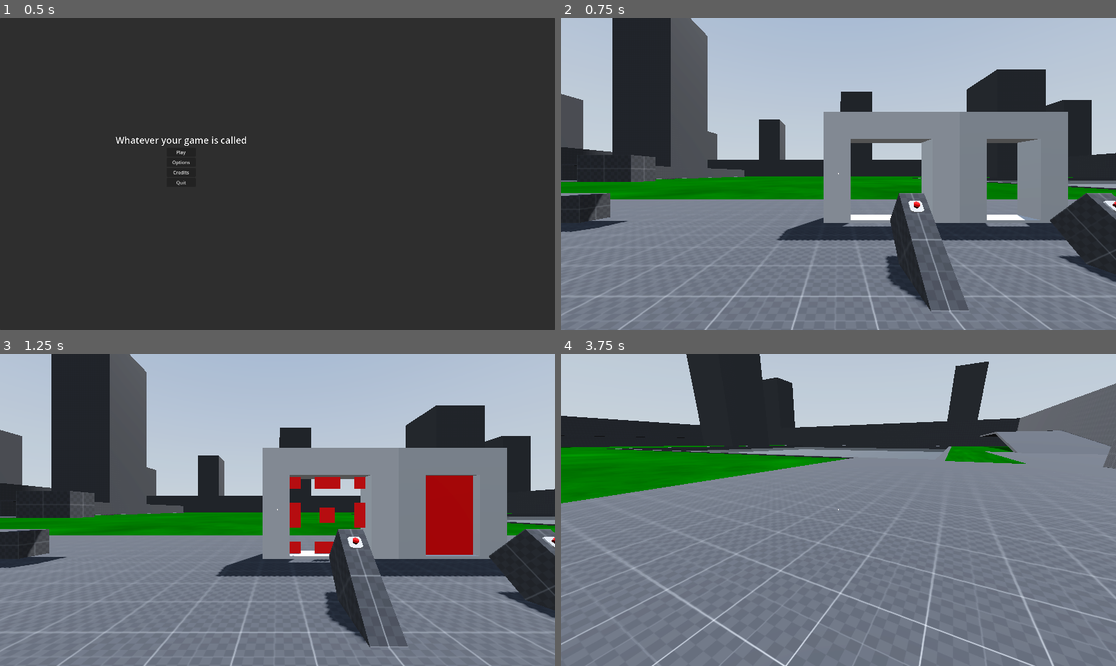
Above: before the commit, frames 1-4 (two rows, left to right).
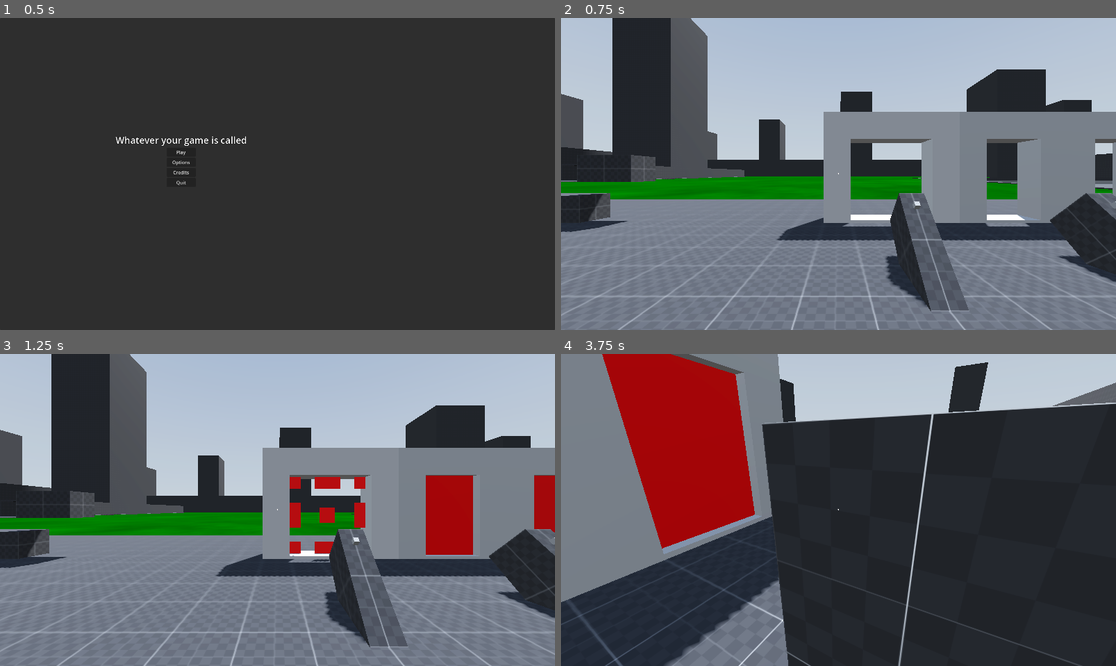
Above: after the commit, the same moments.

Repository: Nazsgull/FPS_Godot
Game: Godot game, scene res://scenes/UI/main_menu.tscn
Two runs of this game, one before a commit and one after it. Both use one fixed random seed, a clock stepped at 60 frames per second and the inputs below. A sky picture missing from this copy of the repository is replaced by a grey-blue gradient.
Inputs (mouse positions are in pixels of both pictures, inside the frame that each line leads up to):
- Up to frame 1 (0.5 s): no input
- Up to frame 2 (0.75 s): click "Play" at 0.5 s
- Up to frame 3 (1.25 s): no input
- Up to frame 4 (3.75 s): tap Enter (ui_accept) at 1.25, 1.52, 2.27 s; move the mouse to (866, 510) at 1.27 s; hold W (forward) from 1.28 s (still down); tap E (interact) at 1.35, 2.3, 2.85 s; move the mouse to (810, 510) at 2.02 s; tap Ctrl (crouch) at 2.1 s; move the mouse to (849, 503) at 2.77 s; move the mouse to (832, 516) at 3.52 s; click (832, 516) at 3.6 s

Frame 1 is identical in both runs. In frame 2, 1.9% of the frame differs, in the area x 62-100%, y 30-63%; in frame 3, 2.4%; in frame 4, 77%, in the area x 0-100%, y 0-100%.

Commit message:
Squashed commit of the following:
commit 5e76a8df4b6c03aba70f2ae9955a2490f3c10266
Author: Daniel Pascual López <uo269728@uniovi.es>
Date:   Thu Apr 18 23:39:10 2024 +0200

    Squashed commit of the following:

    commit e5e9b7cfafc91cefea9baead2bbfe9c5f4b33164
    Merge: 7fdf0f2 547aa9b
    Author: Daniel Pascual López <uo269728@uniovi.es>
    Date:   Thu Apr 18 23:38:21 2024 +0200

        cambuiis

    commit 7fdf0f2fa31d1fa38dac7babea673e2197632352
    Author: Nazsgull <arevalop10@gmail.com>
    Date:   Tue Apr 9 18:37:03 2024 +0200

        Añade keypad, reorganiza tipos de botones

    commit f1c8a1edd6da0eac2f533818716db4fbf98388f6
    Author: Nazsgull <arevalop10@gmail.com>
    Date:   Mon Mar 18 19:14:51 2024 +0100

        Keypad 0.5

        Falta extraer de la clase Button, la funcionalidad de Interactuable a una clase superior y corrregir errores en la la escena keypad.gd

Diff:
--- /dev/null
+++ b/assets/materials/green_glowy.tres
@@ -0,0 +1,11 @@
+[gd_resource type="StandardMaterial3D" format=3 uid="uid://ccilcs0rkhgnn"]
+
+[resource]
+diffuse_mode = 2
+albedo_color = Color(0, 100, 0.149, 1)
+metallic_specular = 0.0
+emission_enabled = true
+emission = Color(0, 100, 0, 1)
+emission_energy_multiplier = 16.0
+emission_operator = 1
+anisotropy = -1.0
--- /dev/null
+++ b/assets/materials/orange.tres
@@ -0,0 +1,6 @@
+[gd_resource type="StandardMaterial3D" format=3 uid="uid://dg8dy6cpg2s6l"]
+
+[resource]
+albedo_color = Color(1, 0.580392, 0.282353, 1)
+metallic_specular = 0.0
+roughness = 0.5
--- /dev/null
+++ b/assets/materials/red_glowy.tres
@@ -0,0 +1,7 @@
+[gd_resource type="StandardMaterial3D" format=3 uid="uid://b6dmndnuvfqv2"]
+
+[resource]
+shading_mode = 0
+specular_mode = 2
+albedo_color = Color(100, 0, 0, 1)
+grow_amount = -16.0
--- /dev/null
+++ b/assets/materials/vantablack.tres
@@ -0,0 +1,5 @@
+[gd_resource type="StandardMaterial3D" format=3 uid="uid://s4t6e7q057s"]
+
+[resource]
+shading_mode = 0
+albedo_color = Color(0, 0, 0, 1)
--- a/scenes/maps/test_area.tscn
+++ b/scenes/maps/test_area.tscn
@@ -4,12 +4,14 @@
 [ext_resource type="Texture2D" uid="uid://ds37b38vli6wg" path="res://assets/hdris/kloofendal_48d_partly_cloudy_puresky_2k.hdr" id="2_l8equ"]
 [ext_resource type="Material" uid="uid://q1u11i5wp76w" path="res://assets/materials/green_grass.tres" id="2_vbclm"]
 [ext_resource type="PackedScene" uid="uid://hob0odd0bhgw" path="res://scenes/objects/player.tscn" id="3_pioef"]
+[ext_resource type="PackedScene" uid="uid://cwfdbw7eignm8" path="res://scenes/objects/button_simple.tscn" id="4_h7fie"]
 [ext_resource type="PackedScene" uid="uid://cwfdbw7eignm8" path="res://scenes/objects/button.tscn" id="4_h7fie"]
 [ext_resource type="Resource" uid="uid://bv2ja5isdrw0s" path="res://objects/inventory/main_inventory.tres" id="5_1dcbn"]
 [ext_resource type="PackedScene" uid="uid://ckhyt1k8o2iur" path="res://scenes/objects/door_fancy.tscn" id="5_iecga"]
 [ext_resource type="PackedScene" uid="uid://hxgssy3ps78p" path="res://scenes/objects/door_simple.tscn" id="6_i47mx"]
 [ext_resource type="PackedScene" uid="uid://cw4ice8i238jm" path="res://scenes/objects/Testing/test_pickup.tscn" id="7_1345l"]
 [ext_resource type="PackedScene" uid="uid://g386sbqjtrjh" path="res://scenes/objects/water_plane.tscn" id="9_si7nd"]
+[ext_resource type="PackedScene" uid="uid://by4ao52surwi3" path="res://scenes/objects/keypad.tscn" id="10_d5erw"]
 
 [sub_resource type="StandardMaterial3D" id="StandardMaterial3D_pnsss"]
 resource_local_to_scene = true
@@ -1051,6 +1053,12 @@
 size = Vector3(0.5, 1, 2)
 material = SubResource("StandardMaterial3D_pnsss")
 
+[node name="obstacle12" type="CSGBox3D" parent="."]
+transform = Transform3D(1, 0, 0, 0, 0, -1, 0, 1, 0, 49.55, 0.858578, 14.7728)
+use_collision = true
+size = Vector3(0.5, 1, 2)
+material = SubResource("StandardMaterial3D_pnsss")
+
 [node name="BT_Test2" parent="." instance=ExtResource("4_h7fie")]
 transform = Transform3D(0.25, 0, 0, 0, 0.176777, -0.176777, 0, 0.176777, 0.176777, 45.75, 1.16374, 14.639)
 
@@ -1059,6 +1067,9 @@
 
 [node name="Door2" parent="." instance=ExtResource("6_i47mx")]
 transform = Transform3D(1, 0, 0, 0, 1, 0, 0, 0, 1, 47, 0.1, 10.5)
+
+[node name="Door3" parent="." instance=ExtResource("6_i47mx")]
+transform = Transform3D(1, 0, 0, 0, 1, 0, 0, 0, 1, 51, 0.1, 10.5)
 
 [node name="test_pickup" parent="." instance=ExtResource("7_1345l")]
 transform = Transform3D(1, 0, 0, 0, 1, 0, 0, 0, 1, 36.5, 0.5, 16.55)
@@ -1075,5 +1086,9 @@
 [node name="water_plane" parent="." instance=ExtResource("9_si7nd")]
 transform = Transform3D(50, 0, 0, 0, 50, 0, 0, 0, 50, 122.6, -1.406, -33.2)
 
+[node name="keypad" parent="." instance=ExtResource("10_d5erw")]
+transform = Transform3D(1, 0, 0, 0, 1, 0, 0, 0, 1, 49.6, 1.5, 15.3)
+
 [connection signal="interacted" from="BT_Test" to="Door" method="toggle_door"]
 [connection signal="interacted" from="BT_Test2" to="Door2" method="toggle_door"]
+[connection signal="combinacion_es_correcta" from="keypad" to="Door3" method="toggle_door"]
--- a/scenes/objects/button.tscn
+++ /dev/null
@@ -1,66 +0,0 @@
-[gd_scene load_steps=8 format=3 uid="uid://cwfdbw7eignm8"]
-
-[ext_resource type="Script" path="res://scripts/Interactable.gd" id="1_km71e"]
-[ext_resource type="PackedScene" uid="uid://k1g58xui7tlt" path="res://assets/models_gltf/button_body.glb" id="1_yks1v"]
-[ext_resource type="PackedScene" uid="uid://cy1jcxbilc8v2" path="res://assets/models_gltf/button_presser.glb" id="2_k3p1y"]
-
-[sub_resource type="BoxShape3D" id="BoxShape3D_0vt6h"]
-size = Vector3(1, 0.54, 1)
-
-[sub_resource type="Animation" id="Animation_ecf8s"]
-length = 0.001
-tracks/0/type = "value"
-tracks/0/imported = false
-tracks/0/enabled = true
-tracks/0/path = NodePath("button_presser:position")
-tracks/0/interp = 1
-tracks/0/loop_wrap = true
-tracks/0/keys = {
-"times": PackedFloat32Array(0),
-"transitions": PackedFloat32Array(1),
-"update": 0,
-"values": [Vector3(0, 0.09, 0)]
-}
-
-[sub_resource type="Animation" id="Animation_pkk4b"]
-resource_name = "push"
-length = 0.6
-tracks/0/type = "value"
-tracks/0/imported = false
-tracks/0/enabled = true
-tracks/0/path = NodePath("button_presser:position")
-tracks/0/interp = 1
-tracks/0/loop_wrap = true
-tracks/0/keys = {
-"times": PackedFloat32Array(0, 0.3, 0.6),
-"transitions": PackedFloat32Array(1, 1, 1),
-"update": 0,
-"values": [Vector3(0, 0.09, 0), Vector3(0, -0.06, 0), Vector3(0, 0.09, 0)]
-}
-
-[sub_resource type="AnimationLibrary" id="AnimationLibrary_fpwyp"]
-_data = {
-"RESET": SubResource("Animation_ecf8s"),
-"push": SubResource("Animation_pkk4b")
-}
-
-[node name="Button" type="Area3D"]
-transform = Transform3D(0.5, 0, 0, 0, 0.5, 0, 0, 0, 0.5, 0, 0, 0)
-collision_layer = 128
-collision_mask = 0
-script = ExtResource("1_km71e")
-
-[node name="CollisionBox" type="CollisionShape3D" parent="."]
-transform = Transform3D(1, 0, 0, 0, 1, 0, 0, 0, 1, 0, 0.27, 0)
-shape = SubResource("BoxShape3D_0vt6h")
-
-[node name="button_body" parent="CollisionBox" instance=ExtResource("1_yks1v")]
-transform = Transform3D(1, 0, 0, 0, 1, 0, 0, 0, 1, 0, -0.27, 0)
-
-[node name="button_presser" parent="CollisionBox" instance=ExtResource("2_k3p1y")]
-transform = Transform3D(1, 0, 0, 0, 1, 0, 0, 0, 1, 0, 0.09, 0)
-
-[node name="AnimationPlayer" type="AnimationPlayer" parent="CollisionBox"]
-libraries = {
-"": SubResource("AnimationLibrary_fpwyp")
-}
--- /dev/null
+++ b/scenes/objects/button_fancy.tscn
@@ -0,0 +1,57 @@
+[gd_scene load_steps=7 format=3 uid="uid://4asvsxmij85k"]
+
+[ext_resource type="PackedScene" uid="uid://cwfdbw7eignm8" path="res://scenes/objects/button_simple.tscn" id="1_ncf8y"]
+[ext_resource type="PackedScene" uid="uid://k1g58xui7tlt" path="res://assets/models_gltf/button_body.glb" id="2_xrqd4"]
+[ext_resource type="PackedScene" uid="uid://cy1jcxbilc8v2" path="res://assets/models_gltf/button_presser.glb" id="3_fkcgq"]
+
+[sub_resource type="Animation" id="Animation_rx3aq"]
+length = 0.001
+tracks/0/type = "value"
+tracks/0/imported = false
+tracks/0/enabled = true
+tracks/0/path = NodePath("button_presser:position")
+tracks/0/interp = 1
+tracks/0/loop_wrap = true
+tracks/0/keys = {
+"times": PackedFloat32Array(0),
+"transitions": PackedFloat32Array(1),
+"update": 0,
+"values": [Vector3(0, 0.3, 0)]
+}
+
+[sub_resource type="Animation" id="Animation_h5cpf"]
+resource_name = "press"
+length = 0.7
+tracks/0/type = "value"
+tracks/0/imported = false
+tracks/0/enabled = true
+tracks/0/path = NodePath("button_presser:position")
+tracks/0/interp = 1
+tracks/0/loop_wrap = true
+tracks/0/keys = {
+"times": PackedFloat32Array(0, 0.3, 0.4, 0.7),
+"transitions": PackedFloat32Array(1, 1, 1, 1),
+"update": 0,
+"values": [Vector3(0, 0.3, 0), Vector3(0, 0.2, 0), Vector3(0, 0.2, 0), Vector3(0, 0.3, 0)]
+}
+
+[sub_resource type="AnimationLibrary" id="AnimationLibrary_ui7xe"]
+_data = {
+"RESET": SubResource("Animation_rx3aq"),
+"press": SubResource("Animation_h5cpf")
+}
+
+[node name="Button_fancy" instance=ExtResource("1_ncf8y")]
+
+[node name="CSGBox3D" parent="." index="1"]
+visible = false
+
+[node name="button_body" parent="." index="2" instance=ExtResource("2_xrqd4")]
+
+[node name="button_presser" parent="." index="3" instance=ExtResource("3_fkcgq")]
+transform = Transform3D(1, 0, 0, 0, 1, 0, 0, 0, 1, 0, 0.3, 0)
+
+[node name="AnimationPlayer" type="AnimationPlayer" parent="." index="4"]
+libraries = {
+"": SubResource("AnimationLibrary_ui7xe")
+}
--- /dev/null
+++ b/scenes/objects/button_simple.tscn
@@ -0,0 +1,20 @@
+[gd_scene load_steps=3 format=3 uid="uid://cwfdbw7eignm8"]
+
+[ext_resource type="Script" path="res://scripts/button.gd" id="1_7c7n6"]
+
+[sub_resource type="BoxShape3D" id="BoxShape3D_0vt6h"]
+size = Vector3(0.4, 0.54, 0.4)
+
+[node name="Button_simple" type="Area3D"]
+transform = Transform3D(0.5, 0, 0, 0, 0.5, 0, 0, 0, 0.5, 0, 0, 0)
+collision_layer = 128
+collision_mask = 0
+script = ExtResource("1_7c7n6")
+
+[node name="CollisionBox" type="CollisionShape3D" parent="."]
+transform = Transform3D(1, 0, 0, 0, 1, 0, 0, 0, 1, 0, 0.27, 0)
+shape = SubResource("BoxShape3D_0vt6h")
+
+[node name="CSGBox3D" type="CSGBox3D" parent="."]
+transform = Transform3D(1, 0, 0, 0, 1, 0, 0, 0, 1, 1.49012e-08, 0.25, -1.49012e-08)
+size = Vector3(0.4, 0.5, 0.4)
--- /dev/null
+++ b/scenes/objects/keypad.tscn
@@ -0,0 +1,136 @@
+[gd_scene load_steps=7 format=3 uid="uid://by4ao52surwi3"]
+
+[ext_resource type="Script" path="res://scripts/keypad.gd" id="1_dcfwt"]
+[ext_resource type="Material" uid="uid://chjxtb06jm8dj" path="res://assets/materials/white_B0B0B0.tres" id="1_hnfjd"]
+[ext_resource type="Material" uid="uid://s4t6e7q057s" path="res://assets/materials/vantablack.tres" id="2_x0pid"]
+[ext_resource type="PackedScene" uid="uid://bd3scx5jl8nfg" path="res://scenes/parts/button_keypad.tscn" id="4_7smhu"]
+[ext_resource type="Material" uid="uid://b6dmndnuvfqv2" path="res://assets/materials/red_glowy.tres" id="4_k21fy"]
+
+[sub_resource type="Environment" id="Environment_68eto"]
+background_mode = 2
+glow_enabled = true
+glow_intensity = 8.0
+glow_strength = 2.0
+glow_blend_mode = 0
+glow_hdr_threshold = 0.32
+glow_hdr_scale = 0.97
+glow_hdr_luminance_cap = 256.0
+glow_map_strength = 0.44
+
+[node name="keypad" type="Node3D"]
+script = ExtResource("1_dcfwt")
+combinacion_correcta = 1234
+
+[node name="vis" type="Node3D" parent="."]
+
+[node name="body" type="CSGBox3D" parent="vis"]
+transform = Transform3D(1, 0, 0, 0, 1, 0, 0, 0, 1, 0, 0.13, -0.015)
+size = Vector3(0.25, 0.41, 0.04)
+material = ExtResource("1_hnfjd")
+
+[node name="pantalla" type="CSGBox3D" parent="vis"]
+transform = Transform3D(1, 0, 0, 0, 1, 0, 0, 0, 1, -1.49012e-08, 0.285, 0.005)
+size = Vector3(0.2, 0.05, 0.01)
+material = ExtResource("2_x0pid")
+
+[node name="texto_en_pantalla" type="Label3D" parent="vis"]
+transform = Transform3D(1, 0, 0, 0, 1, 0, 0, 0, 1, 0, 0.29, 0.02)
+pixel_size = 0.0001
+font_size = 512
+outline_size = 0
+
+[node name="indicador" type="CSGBox3D" parent="vis"]
+transform = Transform3D(1, 0, 0, 0, 1, 0, 0, 0, 1, 0.125, 0.335, 0.004)
+size = Vector3(0.02, 0.02, 0.02)
+material = ExtResource("4_k21fy")
+
+[node name="botones" type="Node3D" parent="."]
+transform = Transform3D(1, 0, 0, 0, 1, 0, 0, 0, 1, 0, 0, -0.125)
+
+[node name="Button_keypad0" parent="botones" instance=ExtResource("4_7smhu")]
+transform = Transform3D(0.5, 0, 0, 0, 0.5, 0, 0, 0, 0.5, -1.21072e-08, -0.025, 0.12)
+hover_message = "Input  0"
+
+[node name="Button_keypad1" parent="botones" instance=ExtResource("4_7smhu")]
+transform = Transform3D(0.5, 0, 0, 0, 0.5, 0, 0, 0, 0.5, -0.075, 0.2, 0.12)
+text = "1"
+hover_message = "Input 1"
+
+[node name="Button_keypad2" parent="botones" instance=ExtResource("4_7smhu")]
+transform = Transform3D(0.5, 0, 0, 0, 0.5, 0, 0, 0, 0.5, 0, 0.2, 0.12)
+text = "2"
+hover_message = "Input  2"
+
+[node name="Button_keypad3" parent="botones" instance=ExtResource("4_7smhu")]
+transform = Transform3D(0.5, 0, 0, 0, 0.5, 0, 0, 0, 0.5, 0.075, 0.2, 0.12)
+text = "3"
+hover_message = "Input  3"
+
+[node name="Button_keypad4" parent="botones" instance=ExtResource("4_7smhu")]
+transform = Transform3D(0.5, 0, 0, 0, 0.5, 0, 0, 0, 0.5, -0.075, 0.125, 0.12)
+text = "4"
+hover_message = "Input  4"
+
+[node name="Button_keypad5" parent="botones" instance=ExtResource("4_7smhu")]
+transform = Transform3D(0.5, 0, 0, 0, 0.5, 0, 0, 0, 0.5, 0, 0.125, 0.12)
+text = "5"
+hover_message = "Input  5"
+
+[node name="Button_keypad6" parent="botones" instance=ExtResource("4_7smhu")]
+transform = Transform3D(0.5, 0, 0, 0, 0.5, 0, 0, 0, 0.5, 0.075, 0.125, 0.12)
+text = "6"
+hover_message = "Input  6"
+
+[node name="Button_keypad7" parent="botones" instance=ExtResource("4_7smhu")]
+transform = Transform3D(0.5, 0, 0, 0, 0.5, 0, 0, 0, 0.5, -0.075, 0.05, 0.12)
+text = "7"
+hover_message = "Input  7"
+
+[node name="Button_keypad8" parent="botones" instance=ExtResource("4_7smhu")]
+transform = Transform3D(0.5, 0, 0, 0, 0.5, 0, 0, 0, 0.5, 0, 0.05, 0.12)
+text = "8"
+hover_message = "Input  8"
+
+[node name="Button_keypad9" parent="botones" instance=ExtResource("4_7smhu")]
+transform = Transform3D(0.5, 0, 0, 0, 0.5, 0, 0, 0, 0.5, 0.075, 0.05, 0.12)
+text = "9"
+hover_message = "Input  9"
+
+[node name="Button_keypad_enter" parent="botones" instance=ExtResource("4_7smhu")]
+transform = Transform3D(0.5, 0, 0, 0, 0.5, 0, 0, 0, 0.5, -0.075, -0.025, 0.12)
+text = "E"
+hover_message = "Enter code"
+
+[node name="Button_keypad_reset" parent="botones" instance=ExtResource("4_7smhu")]
+transform = Transform3D(0.5, 0, 0, 0, 0.5, 0, 0, 0, 0.5, 0.075, -0.025, 0.12)
+text = "R"
+hover_message = "Reset code"
+
+[node name="Correcto" type="AudioStreamPlayer3D" parent="."]
+bus = &"SFX"
+
+[node name="Incorrecto" type="AudioStreamPlayer3D" parent="."]
+bus = &"SFX"
+
+[node name="Input" type="AudioStreamPlayer3D" parent="."]
+max_polyphony = 4
+bus = &"SFX"
+
+[node name="Reset" type="AudioStreamPlayer3D" parent="."]
+bus = &"SFX"
+
+[node name="WorldEnvironment" type="WorldEnvironment" parent="."]
+environment = SubResource("Environment_68eto")
+
+[connection signal="interacted" from="botones/Button_keypad0" to="." method="_on_boton_combinacion_0_interacted"]
+[connection signal="interacted" from="botones/Button_keypad1" to="." method="_on_boton_combinacion_1_interacted"]
+[connection signal="interacted" from="botones/Button_keypad2" to="." method="_on_boton_combinacion_2_interacted"]
+[connection signal="interacted" from="botones/Button_keypad3" to="." method="_on_boton_combinacion_3_interacted"]
+[connection signal="interacted" from="botones/Button_keypad4" to="." method="_on_boton_combinacion_4_interacted"]
+[connection signal="interacted" from="botones/Button_keypad5" to="." method="_on_boton_combinacion_5_interacted"]
+[connection signal="interacted" from="botones/Button_keypad6" to="." method="_on_boton_combinacion_6_interacted"]
+[connection signal="interacted" from="botones/Button_keypad7" to="." method="_on_boton_combinacion_7_interacted"]
+[connection signal="interacted" from="botones/Button_keypad8" to="." method="_on_boton_combinacion_8_interacted"]
+[connection signal="interacted" from="botones/Button_keypad9" to="." method="_on_boton_combinacion_9_interacted"]
+[connection signal="interacted" from="botones/Button_keypad_enter" to="." method="_on_boton_combinacion_enter_interacted"]
+[connection signal="interacted" from="botones/Button_keypad_reset" to="." method="_on_boton_combinacion_reset_interacted"]
--- /dev/null
+++ b/scenes/parts/boton_combinacion.tscn
@@ -0,0 +1,71 @@
+[gd_scene load_steps=7 format=3 uid="uid://dqr4gd4sp7skc"]
+
+[ext_resource type="Script" path="res://scripts/boton_combinacion.gd" id="1_vjmff"]
+[ext_resource type="Material" uid="uid://dg8dy6cpg2s6l" path="res://assets/materials/orange.tres" id="2_6w5y3"]
+
+[sub_resource type="BoxShape3D" id="BoxShape3D_fogme"]
+size = Vector3(0.1, 0.1, 0.1)
+
+[sub_resource type="Animation" id="Animation_8j8bu"]
+length = 0.001
+tracks/0/type = "value"
+tracks/0/imported = false
+tracks/0/enabled = true
+tracks/0/path = NodePath("boton_combinacion/CSGBox3D:position")
+tracks/0/interp = 1
+tracks/0/loop_wrap = true
+tracks/0/keys = {
+"times": PackedFloat32Array(0),
+"transitions": PackedFloat32Array(1),
+"update": 0,
+"values": [Vector3(0, 0, -0.005)]
+}
+
+[sub_resource type="Animation" id="Animation_4053p"]
+resource_name = "push"
+length = 0.25
+step = 0.01
+tracks/0/type = "value"
+tracks/0/imported = false
+tracks/0/enabled = true
+tracks/0/path = NodePath("boton_combinacion/CSGBox3D:position")
+tracks/0/interp = 1
+tracks/0/loop_wrap = true
+tracks/0/keys = {
+"times": PackedFloat32Array(0, 0.08, 0.25),
+"transitions": PackedFloat32Array(1, 1, 1),
+"update": 0,
+"values": [Vector3(0, 0, -0.005), Vector3(0, 0, -0.03), Vector3(0, 0, -0.005)]
+}
+
+[sub_resource type="AnimationLibrary" id="AnimationLibrary_he4gb"]
+_data = {
+"RESET": SubResource("Animation_8j8bu"),
+"push": SubResource("Animation_4053p")
+}
+
+[node name="Area3D" type="Area3D"]
+collision_layer = 128
+collision_mask = 0
+script = ExtResource("1_vjmff")
+
+[node name="CollisionShape3D" type="CollisionShape3D" parent="."]
+shape = SubResource("BoxShape3D_fogme")
+
+[node name="boton_combinacion" type="Node3D" parent="."]
+
+[node name="CSGBox3D" type="CSGBox3D" parent="boton_combinacion"]
+transform = Transform3D(1, 0, 0, 0, 1, 0, 0, 0, 1, 0, 0, -0.005)
+size = Vector3(0.1, 0.1, 0.05)
+material = ExtResource("2_6w5y3")
+
+[node name="Label3D" type="Label3D" parent="boton_combinacion/CSGBox3D"]
+transform = Transform3D(1, 0, 0, 0, 1, 0, 0, 0, 1, 0, 0, 0.03)
+pixel_size = 0.0001
+text = "0"
+font_size = 512
+
+[node name="AnimationPlayer" type="AnimationPlayer" parent="."]
+libraries = {
+"": SubResource("AnimationLibrary_he4gb")
+}
--- /dev/null
+++ b/scenes/parts/button_keypad.tscn
@@ -0,0 +1,29 @@
+[gd_scene load_steps=4 format=3 uid="uid://bd3scx5jl8nfg"]
+
+[ext_resource type="Script" path="res://scripts/boton_combinacion.gd" id="1_udngt"]
+[ext_resource type="Material" uid="uid://dg8dy6cpg2s6l" path="res://assets/materials/orange.tres" id="2_iusht"]
+
+[sub_resource type="BoxShape3D" id="BoxShape3D_0vt6h"]
+size = Vector3(0.1, 0.1, 0.1)
+
+[node name="Button_keypad" type="Area3D"]
+transform = Transform3D(0.5, 0, 0, 0, 0.5, 0, 0, 0, 0.5, 0, 0, 0)
+collision_layer = 128
+collision_mask = 0
+script = ExtResource("1_udngt")
+
+[node name="CollisionBox" type="CollisionShape3D" parent="."]
+transform = Transform3D(1, 0, 0, 0, -4.37114e-08, -1, 0, 1, -4.37114e-08, 6.51926e-09, 6.51926e-09, 1.11022e-16)
+shape = SubResource("BoxShape3D_0vt6h")
+
+[node name="CSGBox3D" type="CSGBox3D" parent="."]
+transform = Transform3D(1, 0, 0, 0, -4.37114e-08, -1, 0, 1, -4.37114e-08, 4.65661e-09, 4.65661e-09, 1.66533e-16)
+size = Vector3(0.1, 0.1, 0.1)
+material = ExtResource("2_iusht")
+
+[node name="Label3D" type="Label3D" parent="."]
+transform = Transform3D(1, 0, 0, 0, 1, 0, 0, 0, 1, 0, 0, 0.051)
+pixel_size = 0.0001
+text = "0"
+font_size = 750
+outline_size = 127
--- /dev/null
+++ b/scripts/boton_combinacion.gd
@@ -0,0 +1,16 @@
+extends "res://scripts/classes/Interactable.gd"
+
+@onready var label = $Label3D
+
+
+#anim_player = $AnimationPlayer
+
+@export var text = "0"
+
+
+func _ready():
+	label.text = text
+
+# Called every frame. 'delta' is the elapsed time since the previous frame.
+func _process(_delta):
+	pass
--- /dev/null
+++ b/scripts/button.gd
@@ -0,0 +1 @@
+extends "res://scripts/classes/Interactable.gd"
--- a/scripts/Interactable.gd
+++ b/scripts/classes/Interactable.gd
@@ -1,7 +1,6 @@
 class_name Interactable
 extends Area3D
 signal interacted(body)
-@onready var anim_player = $CollisionBox/AnimationPlayer
 
 @export var hover_message = "Interact"
 @export var intended_action = "interact"
@@ -17,6 +16,5 @@
 
 func interact(body):
 	emit_signal("interacted", body)
-	anim_player.play("push")
 	print("* Player interacted with ", name)
 	print("* "+name+ " emitted signal "+ "[" + interacted.get_name() + "]")
--- /dev/null
+++ b/scripts/keypad.gd
@@ -0,0 +1,121 @@
+extends Node3D
+signal combinacion_es_correcta
+signal combinacion_es_incorrecta
+
+@export_range(0,99999999) var combinacion_correcta:int = 0000
+var combinacion_actual = ""
+var digito_actual = str(combinacion_correcta).length()
+var digitos_totales = str(combinacion_correcta).length()
+@onready var texto_en_pantalla = $vis/texto_en_pantalla
+@onready var correcto = $Correcto
+@onready var incorrecto = $Incorrecto
+@onready var input = $Input
+@onready var reset = $Reset
+@onready var indicador = $vis/indicador
+
+func _ready():
+	_stealth_reset()
+
+func _compara_combinacion():
+	if combinacion_actual == "":
+		return
+	if int(combinacion_actual) == combinacion_correcta:
+		emit_signal("combinacion_es_correcta",1)
+		correcto.play()
+		_show_correct()
+	else:
+		_reset()
+		emit_signal("combinacion_es_incorrecta",1)
+		incorrecto.play()
+		_show_incorrect()
+
+func _show_correct():
+	indicador.material = preload("res://assets/materials/green_glowy.tres")
+
+func _show_incorrect():
+
+	indicador.material = preload("res://assets/materials/red_glowy.tres")
+
+	#Quitar el 0 al principio
+	#Limitar dígitos máximos
+	#Permitir combinaciones que empiecen por 0
+
+
+func relay(num:int):
+
+	if digito_actual > 0:
+		input.play()
+		combinacion_actual = combinacion_actual + str(num)
+		digito_actual = digito_actual - 1
+	else:
+		return
+
+func _stealth_reset():
+	combinacion_actual = ""
+	texto_en_pantalla.text = ""
+	digito_actual = str(combinacion_correcta).length()
+
+func _reset():
+	reset.play()
+	_stealth_reset()
+
+func _update_screen():
+	texto_en_pantalla.text = str(combinacion_actual)
+
+
+func _on_boton_combinacion_reset_interacted(_body):
+	_reset()
+
+func _on_boton_combinacion_0_interacted(_body):
+	relay(0)
+	_update_screen()
+
+
+func _on_boton_combinacion_9_interacted(_body):
+	relay(9)
+	_update_screen()
+
+
+func _on_boton_combinacion_8_interacted(_body):
+	relay(8)
+	_update_screen()
+
+
+func _on_boton_combinacion_7_interacted(_body):
+	relay(7)
+	_update_screen()
+
+
+func _on_boton_combinacion_6_interacted(_body):
+	relay(6)
+	_update_screen()
+
+
+func _on_boton_combinacion_5_interacted(_body):
+	relay(5)
+	_update_screen()
+
+
+func _on_boton_combinacion_4_interacted(_body):
+	relay(4)
+	_update_screen()
+
+
+func _on_boton_combinacion_2_interacted(_body):
+	relay(2)
+	_update_screen()
+
+
+func _on_boton_combinacion_1_interacted(_body):
+	relay(1)
+	_update_screen()
+
+
+func _on_boton_combinacion_3_interacted(_body):
+	relay(3)
+	_update_screen()
+
+
+func _on_boton_combinacion_enter_interacted(_body):
+	_compara_combinacion()
+	_stealth_reset()
